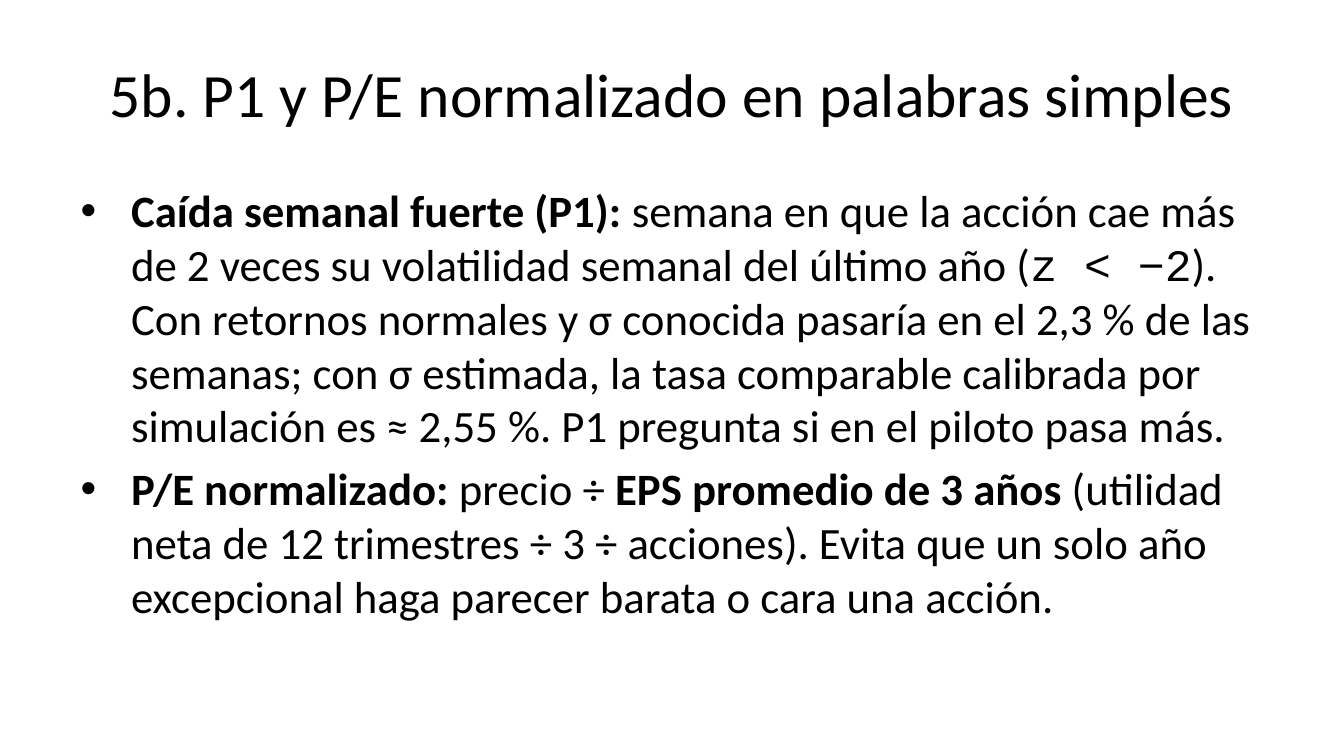
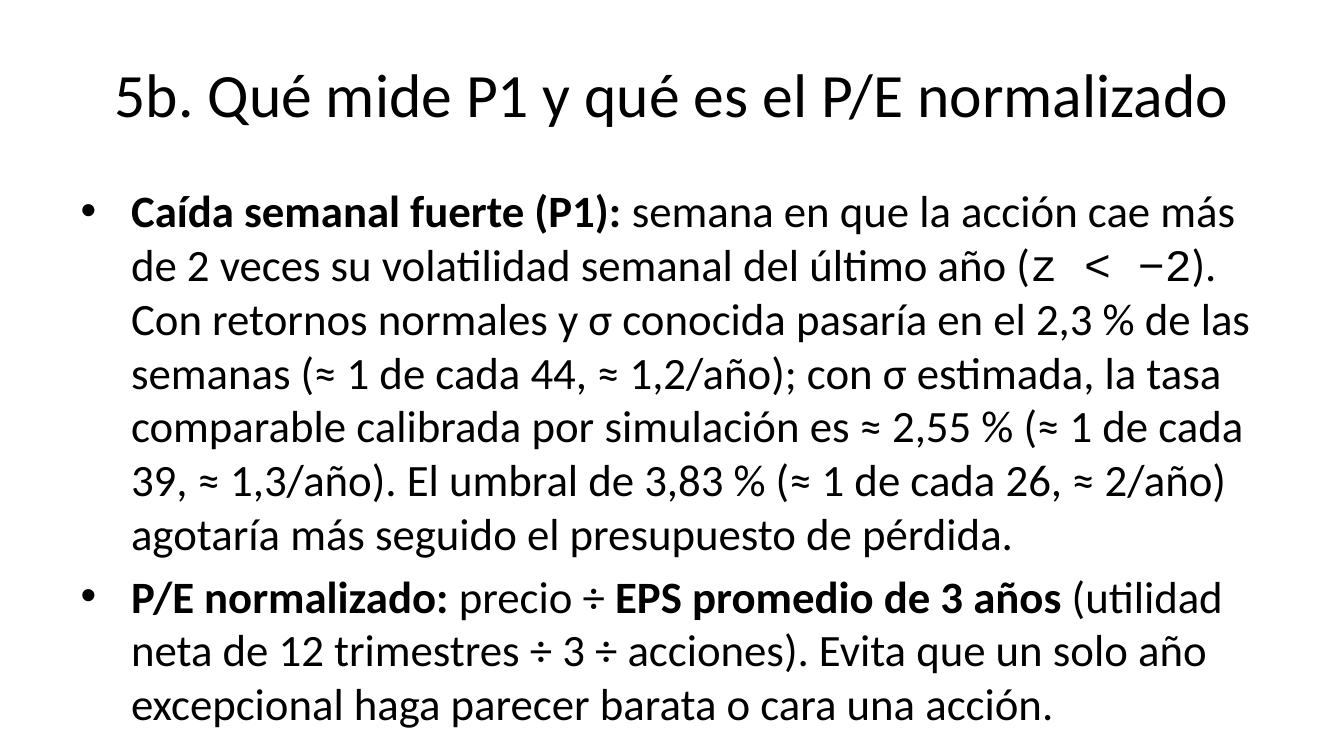
Before and after one commit to louis97/asistente-financiero, a slide deck: slide 8 of entregables/entrega_1/presentacion.pptx. Drawn at 1344x756 pixels with LibreOffice and Linux fonts; fonts in the diff are those of the drawing. Boxes give left, top, right and bottom in pixels: in the first picture for what was removed or moved away, otherwise in the second. Text is boxed around its words. In the diff, an @@ line names an element or a change of style, - is before the commit and + after.

Commit message:
docs: tarea 9 — presupuesto de pérdida enlazado al glosario, cada % de P1 traducido a semanas/año y tono implícito del lector
- glosario: nueva entrada "presupuesto de pérdida"; "nulo calibrado por simulación" reescrito (retornos normales i.i.d. con la misma receta); fuera la línea "Audiencia:".
- nb03 §4 y §4.1: redacción aprobada del umbral práctico (una cada 39 → una cada 26, ≈ 2 al año en vez de 1,3), enlace a presupuesto en 1077/1085/1527/2060 y traducciones de 2,275 % / 2,55 % / 3,08 % / IC [2,46; 3,92] % a cuentas por año.
- 04:49 y 04:180, 07 C1, README:25, nb04 §9 "Lectura probabilística": traducciones de las mismas cifras.
- Tono implícito: fuera "Lector sin finanzas…", "en lenguaje simple/llano", "Ejemplo para el lector", "palabras simples" y la columna "Audiencia:"; nb02:2129 y 2240 "el lector sabe" → "se sabe"; scripts/mockup.py "lenguaje llano" → "reescritos".
- reporte.md y presentacion.md: títulos "P1 en palabras simples" / "P/E normalizado en palabras simples" → "Qué mide P1" / "Qué es el P/E normalizado"; conversiones añadidas en el párrafo de P1 y en la tabla de resultados.
- reporte.pdf (6 páginas, 12 pt), presentacion.pdf y .pptx regenerados; σ sigue visible en el PDF (Arial Unicode MS).

```diff
--- a/entregables/entrega_1/presentacion.pptx
+++ b/entregables/entrega_1/presentacion.pptx
@@ title at [115,74,1228,127]: text changed @@
-5b. P1 y P/E normalizado en palabras simples
+5b. Qué mide P1 y qué es el P/E normalizado
@@ text at [131,194,1250,558]: text changed @@
-• Caída semanal fuerte (P1): semana en que la acción cae más de 2 veces su volatilidad semanal del último año (z < −2). Con retornos normales y σ conocida pasaría en el 2,3 % de las semanas; con σ estimada, la tasa comparable calibrada por simulación es ≈ 2,55 %. P1 pregunta si en el piloto pasa más.
+• Caída semanal fuerte (P1): semana en que la acción cae más de 2 veces su volatilidad semanal del último año (z < −2). Con retornos normales y σ conocida pasaría en el 2,3 % de las semanas (≈ 1 de cada 44, ≈ 1,2/año); con σ estimada, la tasa comparable calibrada por simulación es ≈ 2,55 % (≈ 1 de cada 39, ≈ 1,3/año). El umbral de 3,83 % (≈ 1 de cada 26, ≈ 2/año) agotaría más seguido el presupuesto de pérdida.
```
Also in this commit, not shown: 1 other slide changed, 16 other files.
